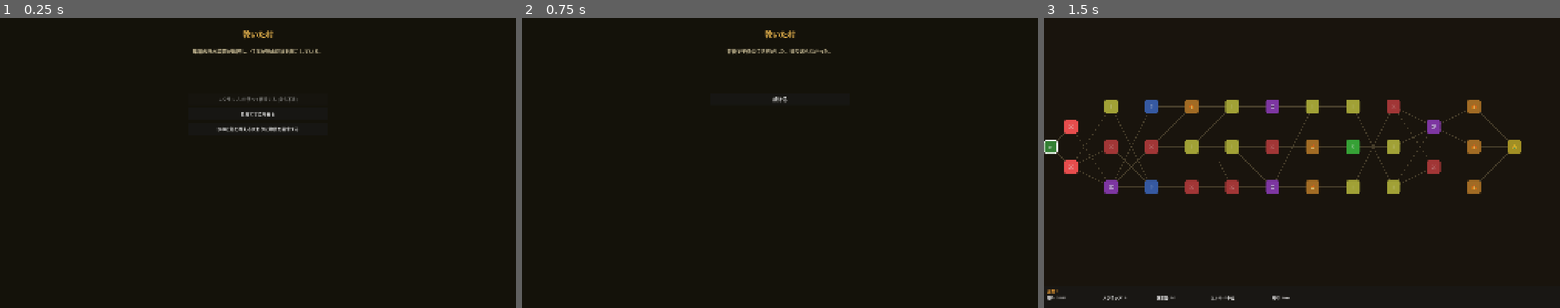
Above: before the commit, frames 1-3 (left to right).
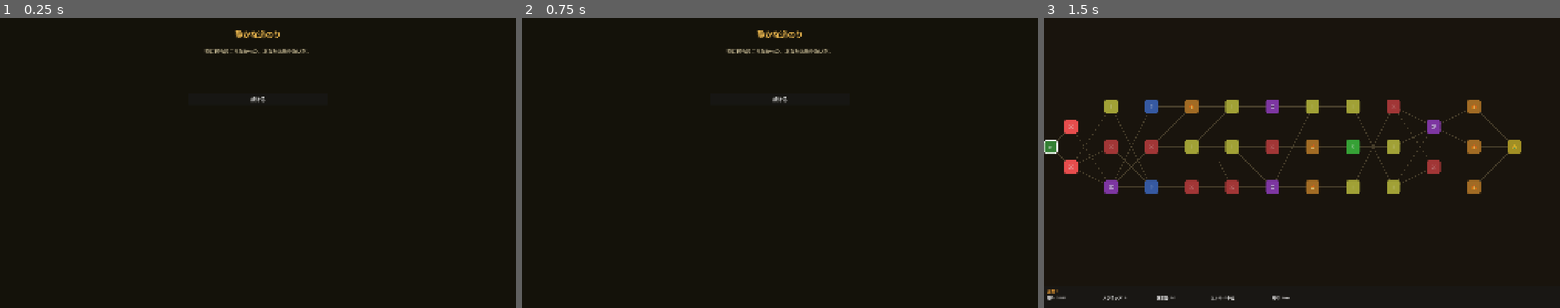
Above: after the commit, the same moments.

Repository: sashimihoutyou/too-fast-to-die
Game: Godot game, scene res://scenes/event/event_screen.tscn
The game is run twice, just before and just after one commit, with the same random seed, the same clock (stepped at 60 frames per second) and the same inputs. This scene is started directly instead of the project's main scene.
Inputs (mouse positions are in pixels of both pictures, inside the frame that each line leads up to):
- Up to frame 1 (0.25 s): no input
- Up to frame 2 (0.75 s): click (780, 113) at 0.5 s, where only the run before the commit has a clickable "見捨てて立ち去る"
- Up to frame 3 (1.5 s): click "続ける" at 1.25 s

The runs differ from the first frame. In frame 1, 0.9% of the frame differs, in the area x 37-63%, y 4-40%; in frame 2, 0.3%; in frame 3, nothing differs.
Error after the commit: Invalid access to property or key 'id' on a base object of type 'Nil'. (res://scenes/event/event_screen.gd:17)

Commit message:
イベントDBを配線し、ショップのカード削除と報酬を改善（コンテンツ配線）
画面スクリプトがDBを無視してハードコードしていた問題の続き。

- event_screen: インラインの固定5イベントを廃止し、EventManager 経由で
  カルマ・区間・キャラ条件付きの作り込まれたイベント（約14種）を抽選するよう変更。
  未遭遇イベントを優先。EventChoiceData の効果（燃料/カルマ/HP/スクラップ/医薬品）を
  適用し、戦闘発生（triggers_combat）にも対応。条件判定に karma>= / character== を追加。
- shop: 「カード削除」が燃料だけ消費して何も削除しないバグを修正。
  対象カードを選択して削除する UI を実装（誤購入で燃料を失わないよう確定時に消費）。
- 報酬: 一律「50%で燃料」から、区間・敵種に応じたスケールに変更。
  燃料量が区間とエリートで増加。機械系の敵を含む戦闘ではスクラップを選択肢に追加。
  エリート/ボスはカード選択肢が増える。報酬画面にスクラップ選択肢の表示を追加。

Co-Authored-By: Claude Opus 4.8 <noreply@anthropic.com>
Claude-Session: https://claude.ai/code/session_01DaPHGiWtnsNDsQmR1omLk9

Diff:
--- a/autoload/combat_manager.gd
+++ b/autoload/combat_manager.gd
@@ -348,12 +348,30 @@
 			return {"type": "attack", "value": atk, "label": "攻撃"}
 
 func _generate_rewards() -> Array:
-	var slot_count := 3
+	var act := clampi(GameManager.current_act, 1, GameManager.MAX_ACT)
+	var is_elite := false
+	var has_machine := false
+	for e: Dictionary in enemies:
+		var d: EnemyData = e["data"]
+		if d.is_elite or d.is_boss:
+			is_elite = true
+		if d.category == EnemyData.Category.MACHINE:
+			has_machine = true
+
 	var rewards := []
-	if randf() < 0.5:
-		rewards.append({"type": "fuel", "amount": randi_range(8, 15)})
-		slot_count -= 1
-	for i in slot_count:
+	# 燃料：区間とエリートでスケール
+	var fuel_min := 6 + act * 2
+	var fuel_max := 11 + act * 3
+	if is_elite:
+		fuel_min += 6
+		fuel_max += 8
+	rewards.append({"type": "fuel", "amount": randi_range(fuel_min, fuel_max)})
+	# 機械系の敵を含む場合はスクラップを選択肢に追加
+	if has_machine:
+		rewards.append({"type": "scrap", "amount": randi_range(3, 6)})
+	# カード報酬（エリート/ボスは選択肢が増える）
+	var card_slots := 2 if is_elite else 1
+	for i in card_slots:
 		rewards.append({"type": "card"})
 	return rewards
 
--- a/scenes/combat/combat_screen.gd
+++ b/scenes/combat/combat_screen.gd
@@ -438,6 +438,11 @@
 				var fuel_btn := _create_fuel_reward_button(amount)
 				fuel_btn.pressed.connect(_on_reward_fuel_picked.bind(amount))
 				choice_hbox.add_child(fuel_btn)
+			"scrap":
+				var amount: int = reward.get("amount", 0)
+				var scrap_btn := _create_scrap_reward_button(amount)
+				scrap_btn.pressed.connect(_on_reward_scrap_picked.bind(amount))
+				choice_hbox.add_child(scrap_btn)
 			_:
 				if pool_idx < pool.size():
 					var card: CardData = pool[pool_idx]
@@ -483,6 +488,29 @@
 	ResourceManager.add_fuel(amount)
 	_return_to_map()
 
+func _create_scrap_reward_button(amount: int) -> Button:
+	var btn := Button.new()
+	btn.custom_minimum_size = Vector2(140, 190)
+	btn.text = "スクラップ\n+%d" % amount
+	var style := StyleBoxFlat.new()
+	style.bg_color = Color(0.2, 0.2, 0.25, 0.9)
+	style.corner_radius_top_left = 8
+	style.corner_radius_top_right = 8
+	style.corner_radius_bottom_left = 8
+	style.corner_radius_bottom_right = 8
+	style.border_width_top = 2
+	style.border_width_bottom = 2
+	style.border_width_left = 2
+	style.border_width_right = 2
+	style.border_color = Color(0.5, 0.5, 0.6)
+	btn.add_theme_stylebox_override("normal", style)
+	btn.add_theme_font_size_override("font_size", 16)
+	return btn
+
+func _on_reward_scrap_picked(amount: int) -> void:
+	ResourceManager.add_scrap(amount)
+	_return_to_map()
+
 func _on_reward_card_picked(card: CardData) -> void:
 	DeckManager.add_card_to_deck(card)
 	_return_to_map()
--- a/scenes/event/event_screen.gd
+++ b/scenes/event/event_screen.gd
@@ -1,72 +1,41 @@
 extends Control
 
-const EVENTS := [
-	{
-		"title": "行き倒れの旅人",
-		"body": "道端で旅人が倒れている。かすかに息がある。",
-		"choices": [
-			{"label": "医薬品で助ける", "req": "medicine>=1", "result": "医薬品を使い、旅人を助けた。東の噂を教えてくれた。", "medicine": -1, "karma": 3},
-			{"label": "見て見ぬふりをする", "req": "", "result": "背を向けた。", "karma": 0},
-			{"label": "身ぐるみ剥ぐ", "req": "", "result": "わずかな燃料を手に入れた。", "fuel": 2, "karma": -5},
-		],
-	},
-	{
-		"title": "乾いた村",
-		"body": "集落の浄水装置が故障し、住民が脱水症状を起こしている。",
-		"choices": [
-			{"label": "スクラップ3を使って修理する", "req": "scrap>=3", "result": "浄水装置が再び動き始めた。感謝の印に燃料をくれた。", "scrap": -3, "karma": 5, "fuel": 4},
-			{"label": "見捨てて立ち去る", "req": "", "result": "背後で子供の泣き声がした。振り返らなかった。", "karma": 0},
-			{"label": "水の在処を教える代わりに物資を要求する", "req": "", "result": "取引は成立した。彼らの目に光は戻らなかった。", "fuel": 3, "karma": -3},
-		],
-	},
-	{
-		"title": "武装した連中",
-		"body": "数人の武装した男たちが旅人を囲んでいる。助けに入るか。",
-		"choices": [
-			{"label": "助ける（戦闘発生）", "req": "", "result": "戦闘を切り抜けた。旅人から感謝された。", "karma": 5, "fuel": 3},
-			{"label": "見捨てる", "req": "", "result": "叫び声が聞こえたが、足を止めなかった。", "karma": -2},
-		],
-	},
-	{
-		"title": "廃車の中に",
-		"body": "道路脇の廃車に何かが光っている。",
-		"choices": [
-			{"label": "調べる", "req": "", "result": "使えるパーツが見つかった。", "scrap": 3},
-			{"label": "罠かもしれない、通り過ぎる", "req": "", "result": "用心に越したことはない。"},
-		],
-	},
-	{
-		"title": "ダストランナーとの出会い",
-		"body": "独立商人が休憩している。少し話をしないかと誘ってくる。",
-		"choices": [
-			{"label": "話を聞く", "req": "", "result": "東の噂と道中の情報を教えてくれた。", "karma": 1},
-			{"label": "燃料を分け合う", "req": "fuel>=3", "result": "分け合った結果、お互い得をした。", "fuel": -1, "karma": 3},
-			{"label": "無視する", "req": "", "result": "一人の旅は続く。"},
-		],
-	},
-]
-
-var current_event: Dictionary
+var current_event: EventData
 
 func _ready() -> void:
-	current_event = EVENTS[randi() % EVENTS.size()]
-	$TitleLabel.text = current_event["title"]
-	$BodyLabel.text = current_event["body"]
+	current_event = _pick_event()
+	if current_event == null:
+		_show_fallback()
+		return
+	GameManager.event_flags[current_event.id] = true
+	$TitleLabel.text = current_event.title
+	$BodyLabel.text = current_event.body_text
 	_build_choices()
+
+# カルマ・区間・キャラ条件で利用可能なイベントをDBから抽選する。未遭遇を優先。
+func _pick_event() -> EventData:
+	var available := EventManager.get_available_events(
+		GameManager.current_character.id, KarmaManager.karma, GameManager.current_act)
+	if available.is_empty():
+		return null
+	var unseen: Array[EventData] = []
+	for ev: EventData in available:
+		if not GameManager.event_flags.get(ev.id, false):
+			unseen.append(ev)
+	var pool: Array[EventData] = unseen if not unseen.is_empty() else available
+	return pool[randi() % pool.size()]
 
 func _build_choices() -> void:
 	for child in $ChoiceContainer.get_children():
 		child.queue_free()
-	var choices: Array = current_event["choices"]
-	for i in choices.size():
-		var choice: Dictionary = choices[i]
+	for i in current_event.choices.size():
+		var choice: EventChoiceData = current_event.choices[i]
 		var btn := Button.new()
-		btn.text = choice["label"]
-		btn.custom_minimum_size = Vector2(500, 45)
+		btn.text = choice.label
+		btn.custom_minimum_size = Vector2(520, 45)
 		btn.add_theme_font_size_override("font_size", 16)
 		btn.pressed.connect(_on_choice.bind(i))
-		var req: String = choice.get("req", "")
-		if not _check_requirement(req):
+		if not _check_requirement(choice.requirement):
 			btn.disabled = true
 			btn.text += " (条件不足)"
 		$ChoiceContainer.add_child(btn)
@@ -75,45 +44,29 @@
 	if req == "":
 		return true
 	if req.begins_with("medicine>="):
-		var val := int(req.split(">=")[1])
-		return ResourceManager.medicine >= val
+		return ResourceManager.medicine >= int(req.split(">=")[1])
 	if req.begins_with("fuel>="):
-		var val := int(req.split(">=")[1])
-		return ResourceManager.fuel >= val
+		return ResourceManager.fuel >= int(req.split(">=")[1])
 	if req.begins_with("scrap>="):
-		var val := int(req.split(">=")[1])
-		return ResourceManager.scrap >= val
-	return true
+		return ResourceManager.scrap >= int(req.split(">=")[1])
+	if req.begins_with("hp>="):
+		return CombatManager.player_hp >= int(req.split(">=")[1])
+	if req.begins_with("karma>="):
+		return KarmaManager.karma >= int(req.split(">=")[1])
+	if req.begins_with("character=="):
+		return GameManager.current_character.id == StringName(req.split("==")[1])
+	# companion==... / item==... など未実装の条件は満たせない扱い
+	return false
 
 func _on_choice(idx: int) -> void:
-	var choices: Array = current_event["choices"]
-	var choice: Dictionary = choices[idx]
-	if choice.has("fuel"):
-		var amount: int = choice["fuel"]
-		if amount > 0:
-			ResourceManager.add_fuel(amount)
-		elif amount < 0:
-			ResourceManager.consume_fuel(-amount)
-	if choice.has("karma"):
-		KarmaManager.add_karma(choice["karma"])
-	if choice.has("scrap"):
-		var amount: int = choice["scrap"]
-		if amount > 0:
-			ResourceManager.add_scrap(amount)
-		elif amount < 0:
-			ResourceManager.consume_scrap(-amount)
-	if choice.has("medicine"):
-		var amount: int = choice["medicine"]
-		if amount > 0:
-			ResourceManager.add_medicine(amount)
-		elif amount < 0:
-			ResourceManager.use_medicine()
-
+	var choice: EventChoiceData = current_event.choices[idx]
+	_apply_choice(choice)
+	if choice.triggers_combat:
+		_start_event_combat()
+		return
 	for child in $ChoiceContainer.get_children():
 		child.queue_free()
-
-	$BodyLabel.text = choice.get("result", "")
-
+	$BodyLabel.text = choice.result_text
 	var continue_btn := Button.new()
 	continue_btn.text = "続ける"
 	continue_btn.custom_minimum_size = Vector2(200, 45)
@@ -121,5 +74,50 @@
 	continue_btn.pressed.connect(_return_to_map)
 	$ChoiceContainer.add_child(continue_btn)
 
+func _apply_choice(choice: EventChoiceData) -> void:
+	if choice.fuel_change > 0:
+		ResourceManager.add_fuel(choice.fuel_change)
+	elif choice.fuel_change < 0:
+		ResourceManager.consume_fuel(-choice.fuel_change)
+	if choice.scrap_change > 0:
+		ResourceManager.add_scrap(choice.scrap_change)
+	elif choice.scrap_change < 0:
+		ResourceManager.consume_scrap(-choice.scrap_change)
+	if choice.medicine_change > 0:
+		ResourceManager.add_medicine(choice.medicine_change)
+	elif choice.medicine_change < 0:
+		ResourceManager.use_medicine()
+	if choice.karma_change != 0:
+		KarmaManager.add_karma(choice.karma_change)
+	if choice.hp_change != 0:
+		CombatManager.player_hp = clampi(
+			CombatManager.player_hp + choice.hp_change, 0, CombatManager.player_max_hp)
+
+func _start_event_combat() -> void:
+	var enemies: Array[EnemyData] = []
+	var pool := EnemyDatabase.get_enemies_for_act(GameManager.current_act)
+	if pool.is_empty():
+		pool = EnemyDatabase.get_enemies_for_act(1)
+	if not pool.is_empty():
+		pool.shuffle()
+		enemies.append(pool[0])
+	if enemies.is_empty():
+		_return_to_map()
+		return
+	CombatManager.start_combat(enemies)
+	get_tree().change_scene_to_file("res://scenes/combat/combat_screen.tscn")
+
+func _show_fallback() -> void:
+	$TitleLabel.text = "静かな道のり"
+	$BodyLabel.text = "特に何も起こらなかった。あなたは先を急いだ。"
+	for child in $ChoiceContainer.get_children():
+		child.queue_free()
+	var btn := Button.new()
+	btn.text = "続ける"
+	btn.custom_minimum_size = Vector2(200, 45)
+	btn.add_theme_font_size_override("font_size", 18)
+	btn.pressed.connect(_return_to_map)
+	$ChoiceContainer.add_child(btn)
+
 func _return_to_map() -> void:
 	get_tree().change_scene_to_file("res://scenes/map/map_screen.tscn")
--- a/scenes/shop/shop_screen.gd
+++ b/scenes/shop/shop_screen.gd
@@ -40,6 +40,12 @@
 
 func _on_buy(item: Dictionary) -> void:
 	var cost: int = item["cost"]
+	if ResourceManager.fuel < cost:
+		return
+	# カード削除は対象選択 → 確定時に燃料消費（誤購入で燃料を失わない）
+	if item["type"] == "remove_card":
+		_show_remove_card_ui(cost)
+		return
 	if not ResourceManager.consume_fuel(cost):
 		return
 	match item["type"]:
@@ -47,8 +53,39 @@
 			ResourceManager.add_medicine(1)
 		"scrap":
 			ResourceManager.add_scrap(5)
-		"remove_card":
-			pass
+	_build_shop()
+	_update_fuel_display()
+
+func _show_remove_card_ui(cost: int) -> void:
+	for child in $ItemContainer.get_children():
+		child.queue_free()
+	var info := Label.new()
+	info.text = "削除するカードを選択 (%d燃料):" % cost
+	info.add_theme_font_size_override("font_size", 18)
+	$ItemContainer.add_child(info)
+	for card: CardData in DeckManager.master_deck:
+		var btn := Button.new()
+		btn.text = "%s — %s" % [card.display_name, card.description]
+		btn.custom_minimum_size = Vector2(400, 40)
+		btn.add_theme_font_size_override("font_size", 15)
+		btn.pressed.connect(_on_remove_card.bind(card, cost))
+		$ItemContainer.add_child(btn)
+	var cancel := Button.new()
+	cancel.text = "やめる"
+	cancel.custom_minimum_size = Vector2(400, 40)
+	cancel.add_theme_font_size_override("font_size", 15)
+	cancel.pressed.connect(_cancel_remove_card)
+	$ItemContainer.add_child(cancel)
+
+func _on_remove_card(card: CardData, cost: int) -> void:
+	if not ResourceManager.consume_fuel(cost):
+		_cancel_remove_card()
+		return
+	DeckManager.remove_card_from_deck(card)
+	_build_shop()
+	_update_fuel_display()
+
+func _cancel_remove_card() -> void:
 	_build_shop()
 	_update_fuel_display()
 
